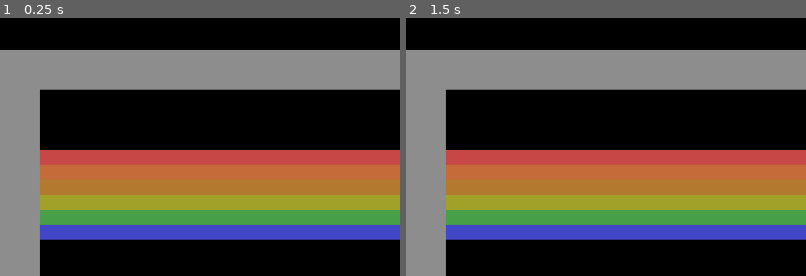
Above: before the commit, frames 1-2 (left to right).
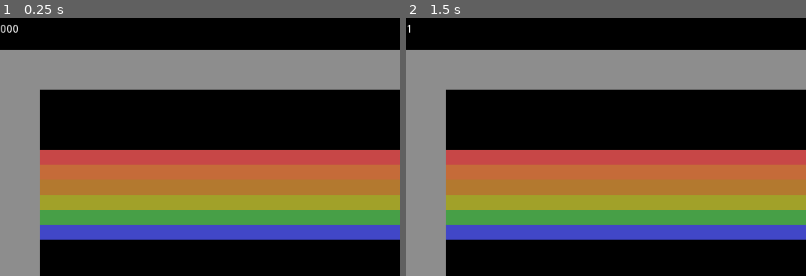
Above: after the commit, the same moments.

Repository: beeryt/Breakout
Game: Godot game, scene res://src/Game.tscn
Same seed, same stepped clock (60 frames per second), same inputs: the game is played once before the commit and once after it.
Inputs:
- Up to frame 1 (0.25 s): no input
- Up to frame 2 (1.5 s): hold Right (ui_right) 0.53-1.28 s; hold Left (ui_left) from 1.28 s (still down)
The pictures show only the part of the screen within x 0-50%, y 0-50%; the shares and areas given below are measured in that part.

The runs differ from the first frame. In frame 1, 0.1% of the frame differs, in the area x 0-5%, y 2-6%; in frame 2, less than 0.1%.

Commit message:
feat: add score tracking

Diff:
--- a/src/Brick.gd
+++ b/src/Brick.gd
@@ -3,10 +3,11 @@
 
 export var size := Vector2(50,20) setget set_size
 export var color := Color(1,1,0) setget set_color
+export var score := 1
 
 var collision : CollisionShape2D
 
-signal brick_destroyed
+signal brick_destroyed(score)
 
 func _ready():
 	collision = $CollisionShape2D
@@ -39,5 +40,5 @@
 
 
 func destroy():
-	emit_signal("brick_destroyed")
+	emit_signal("brick_destroyed", score)
 	queue_free()
--- a/src/Game.gd
+++ b/src/Game.gd
@@ -18,14 +18,16 @@
 	Vector2(0,602)
 ])
 
-var colors = [
-	Color("#c84848"),
-	Color("#c66c3a"),
-	Color("#b47a30"),
-	Color("#a2a22a"),
-	Color("#48a048"),
-	Color("#4248c8")
+var brick_types = [
+	{ "color": Color("#c84848"), "score": 7 },
+	{ "color": Color("#c66c3a"), "score": 7 },
+	{ "color": Color("#b47a30"), "score": 4 },
+	{ "color": Color("#a2a22a"), "score": 4 },
+	{ "color": Color("#48a048"), "score": 1},
+	{ "color": Color("#4248c8"), "score": 1 },
 ]
+
+var score := 0
 
 func _draw():
 	draw_colored_polygon(wall_poly, Color("#8e8e8e"))
@@ -41,11 +43,13 @@
 	spawn_ball()
 
 	var y = 0
-	for color in colors:
+	for brick_type in brick_types:
 		for x in range(18):
 			var brick = brick_prefab.instance()
 			brick.position = Vector2(brick.size.x * x, brick.size.y * y)
-			brick.color = color
+			brick.color = brick_type.color
+			brick.score = brick_type.score
+			brick.connect("brick_destroyed", self, "add_score")
 			$BrickOrigin.add_child(brick)
 		y += 1
 
@@ -54,9 +58,14 @@
 	$Walls.add_child(shape)
 
 
+func add_score(value):
+	score += value
+	$ReferenceRect/Score.text = str(score)
+
+
 func spawn_ball():
 	var ball = ball_prefab.instance()
-	var yoffset = 2 * len(colors) * brick_prefab.instance().size.y
+	var yoffset = 2 * len(brick_types) * brick_prefab.instance().size.y
 	ball.position = $BrickOrigin.position + Vector2(ball.size.x, yoffset)
 	ball.position.x += (922-ball.size.x) * randf()
 	ball.angle = deg2rad(360*randf())
--- a/src/Game.tscn
+++ b/src/Game.tscn
@@ -9,3 +9,21 @@
 position = Vector2( 51, 179 )
 
 [node name="Walls" type="StaticBody2D" parent="."]
+
+[node name="ReferenceRect" type="ReferenceRect" parent="."]
+margin_right = 40.0
+margin_bottom = 40.0
+rect_min_size = Vector2( 1024, 51 )
+border_color = Color( 0, 0, 0, 1 )
+__meta__ = {
+"_edit_use_anchors_": false
+}
+
+[node name="Score" type="Label" parent="ReferenceRect"]
+anchor_bottom = 1.0
+text = "000"
+valign = 1
+uppercase = true
+__meta__ = {
+"_edit_use_anchors_": false
+}
